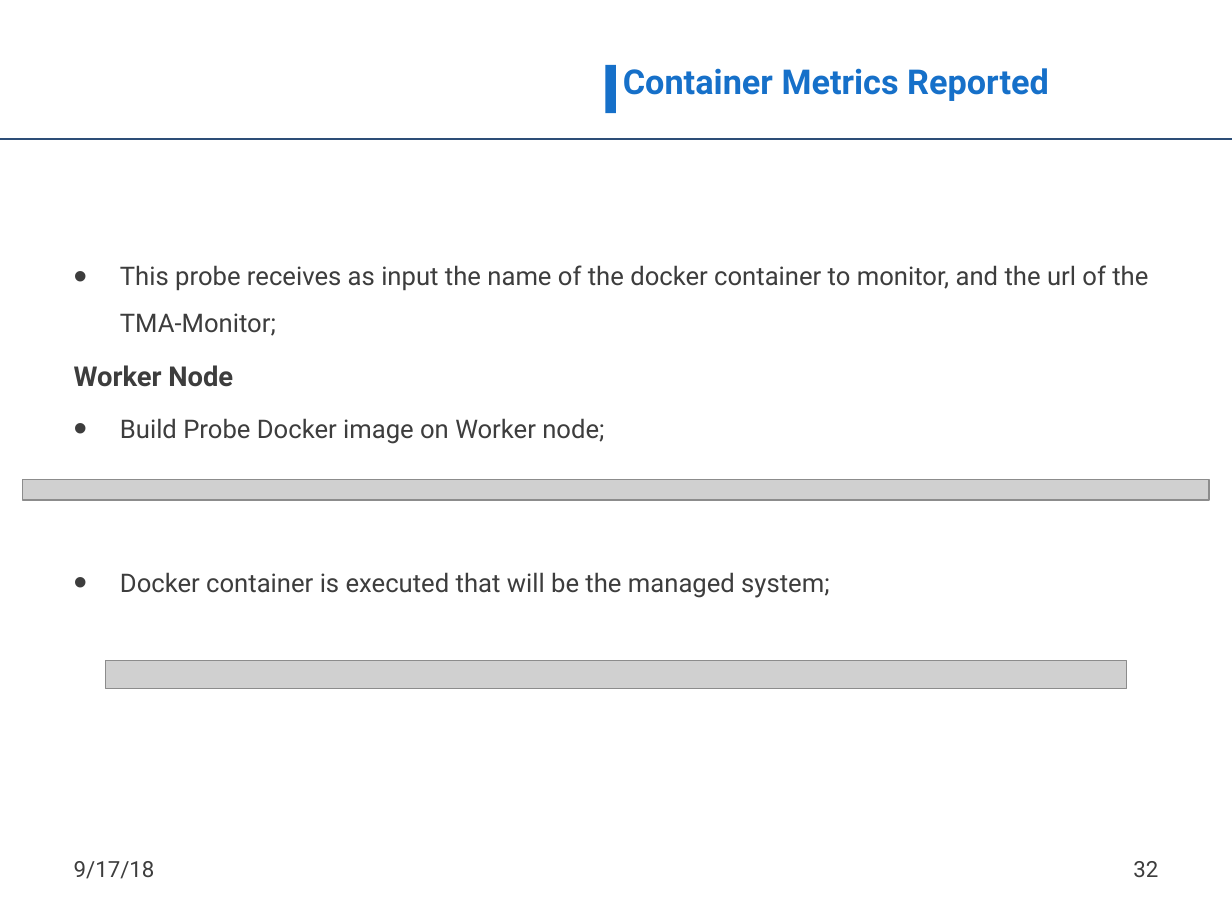
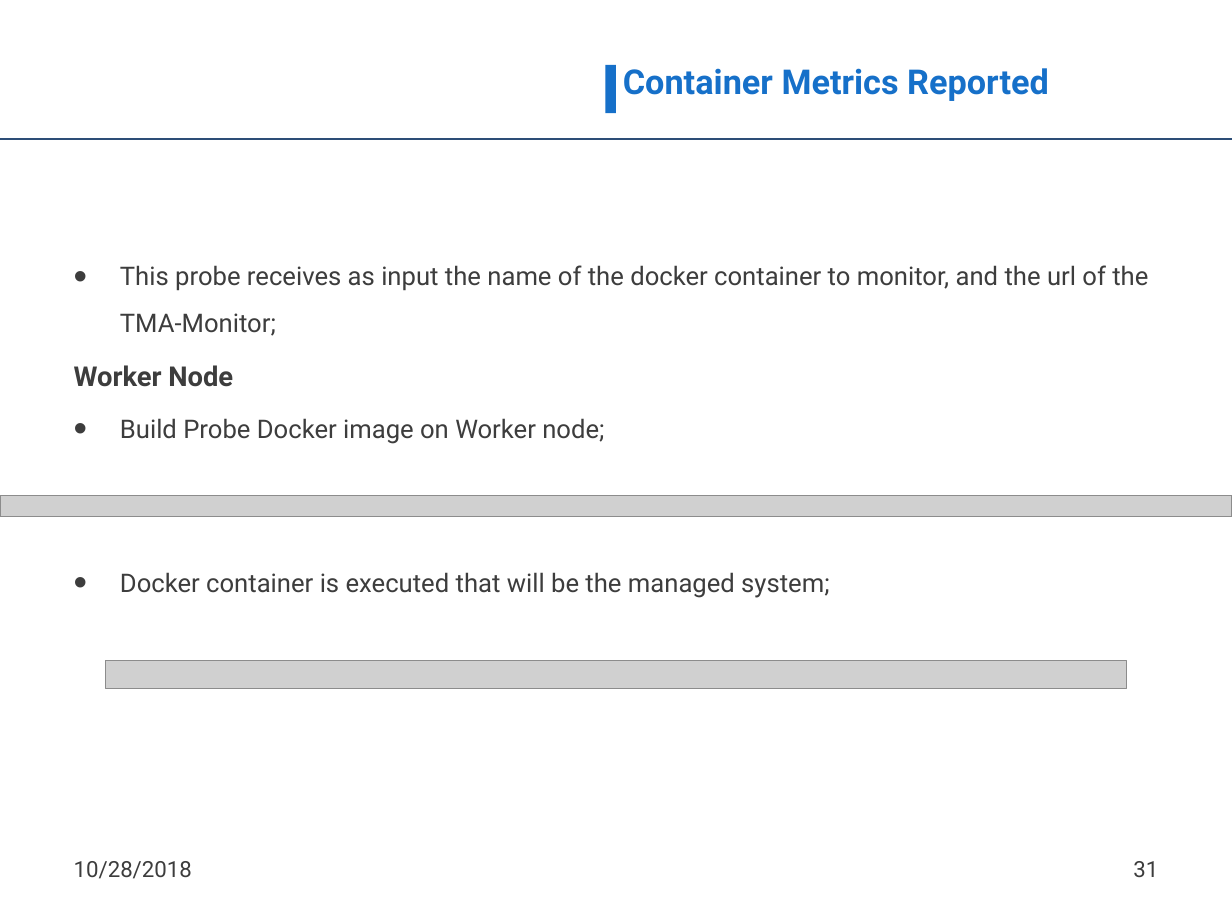
Before and after one commit to nmsa/tma-framework, a slide deck: slide 31 of documents/ATMOSPHERE_TMA_Framework_usage.pptx (slide 32 before the commit). Drawn at 1232x924 pixels with LibreOffice and Linux fonts; fonts in the diff are those of the drawing; grey boxes stand for pictures; background and template pictures are left out. Boxes give left, top, right and bottom in pixels: in the first picture for what was removed or moved away, otherwise in the second. Text is boxed around its words. In the diff, an @@ line names an element or a change of style, - is before the commit and + after.

```diff
--- a/documents/ATMOSPHERE_TMA_Framework_usage.pptx
+++ b/documents/ATMOSPHERE_TMA_Framework_usage.pptx
@@ picture removed at box(22, 479, 1209, 500) @@
@@ picture added at box(0, 495, 1232, 516) @@
@@ text at box(74, 861, 192, 879): text changed @@
-9/17/18
+10/28/2018
@@ page number at box(1133, 861, 1158, 877): text changed @@
-32
+31
```
Also in this commit, not shown: 31 other slides changed, 1 slide removed.
